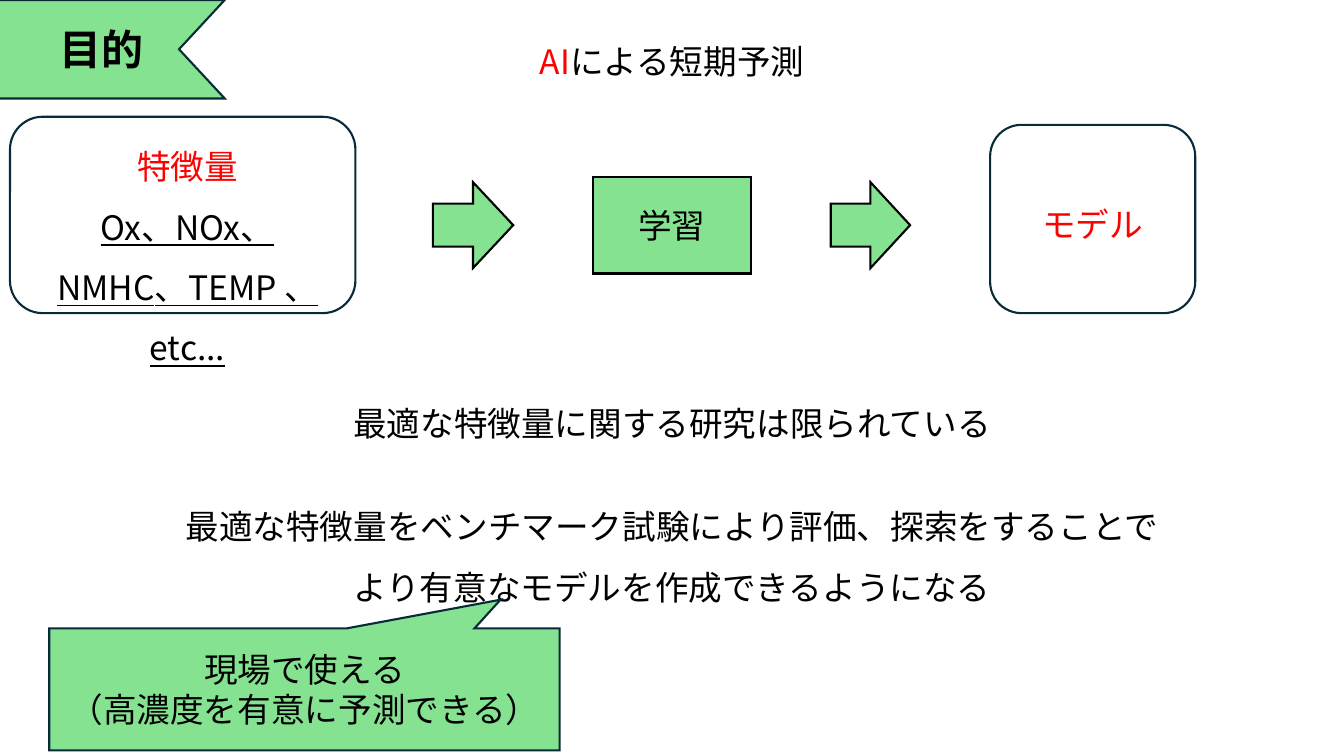
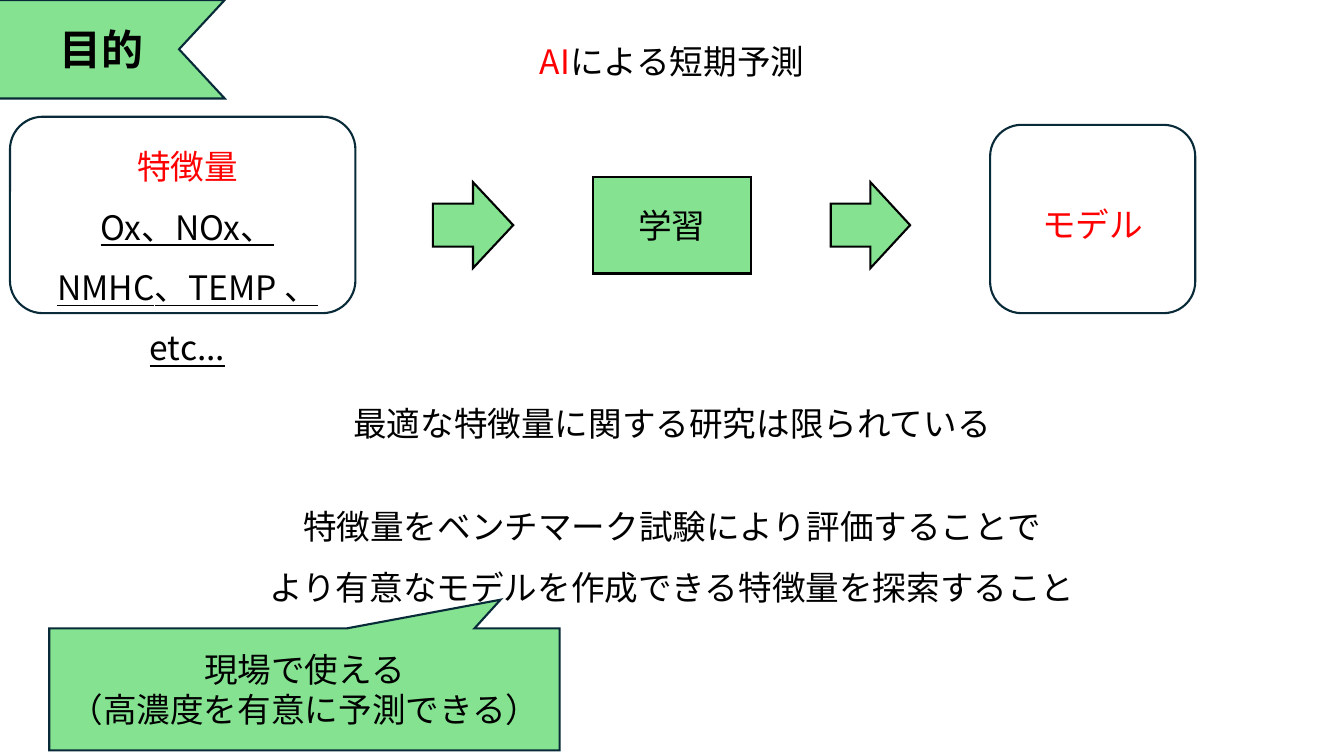
Before and after one commit to Tatsuki0623/lab, a slide deck: slide 3 of out_data/最終発表.pptx. Drawn at 1344x756 pixels with LibreOffice and Linux fonts; fonts in the diff are those of the drawing. Boxes give left, top, right and bottom in pixels: in the first picture for what was removed or moved away, otherwise in the second. Text is boxed around its words. In the diff, an @@ line names an element or a change of style, - is before the commit and + after.

```diff
--- a/out_data/最終発表.pptx
+++ b/out_data/最終発表.pptx
@@ text at [269,510,1074,609]: text changed @@
-最適な特徴量をベンチマーク試験により評価、探索をすることで
-より有意なモデルを作成できるようになる
+特徴量をベンチマーク試験により評価することで
+より有意なモデルを作成できる特徴量を探索すること
```
Also in this commit, not shown: 5 other slides changed, 4 slides added, 4 other files.
